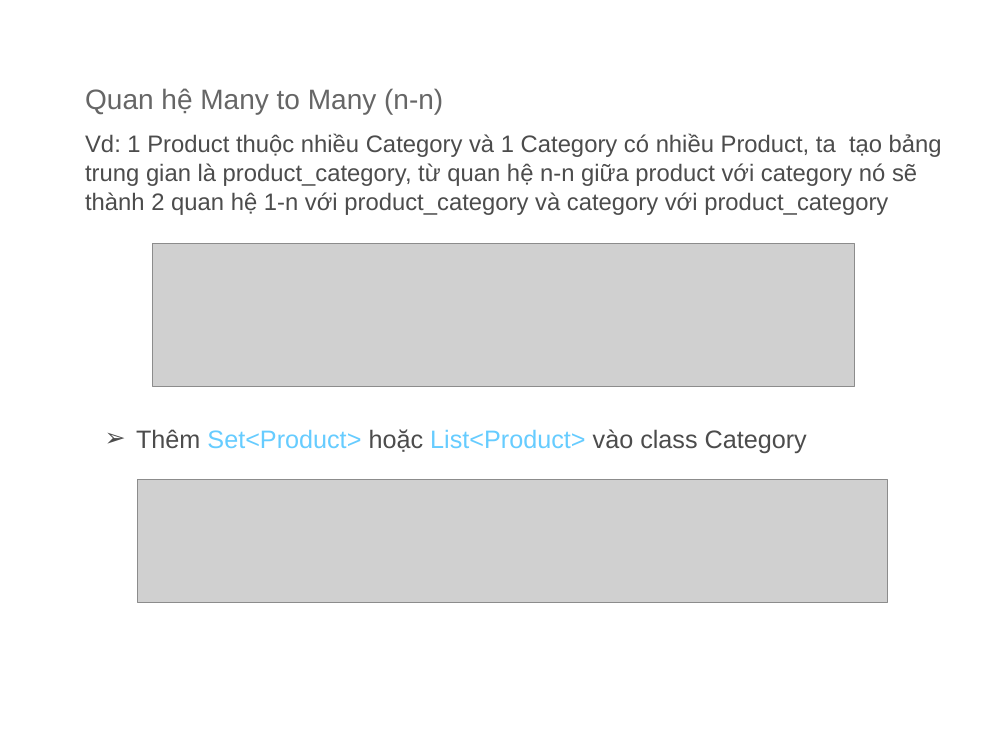
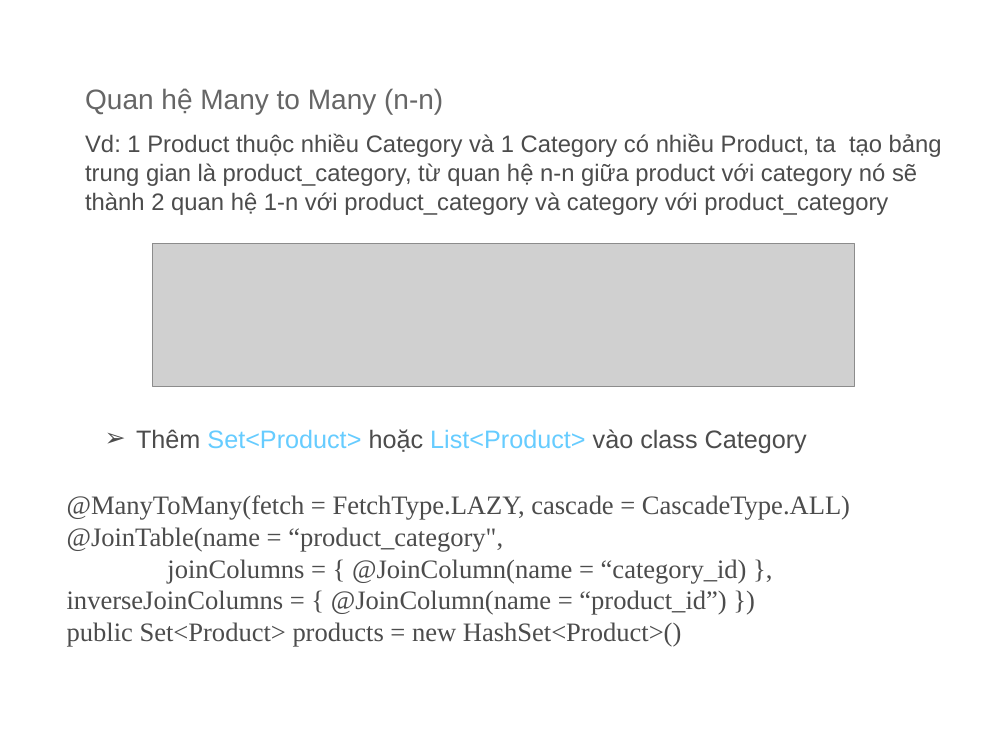
Before and after one commit to thanh13hc/my-first-project, a slide deck: slide 26 of Hibernate.ppt (slide 19 before the commit). Drawn at 1008x756 pixels with LibreOffice and Linux fonts; fonts in the diff are those of the drawing; grey boxes stand for pictures; background and template pictures are left out. Boxes give left, top, right and bottom in pixels: in the first picture for what was removed or moved away, otherwise in the second. Text is boxed around its words. In the diff, an @@ line names an element or a change of style, - is before the commit and + after.

```diff
--- a/Hibernate.ppt
+++ b/Hibernate.ppt
@@ text added at [67, 495, 850, 647], 19 pt, text #4C4C4C @@
+@ManyToMany(fetch = FetchType.LAZY, cascade = CascadeType.ALL)
+@JoinTable(name = “product_category",
+joinColumns = { @JoinColumn(name = “category_id) }, inverseJoinColumns = { @JoinColumn(name = “product_id”) })
+public Set<Product> products = new HashSet<Product>()
@@ picture removed at [138, 480, 888, 603] @@
```
Also in this commit, not shown: 10 other slides changed, 7 slides added, 1 other file.
